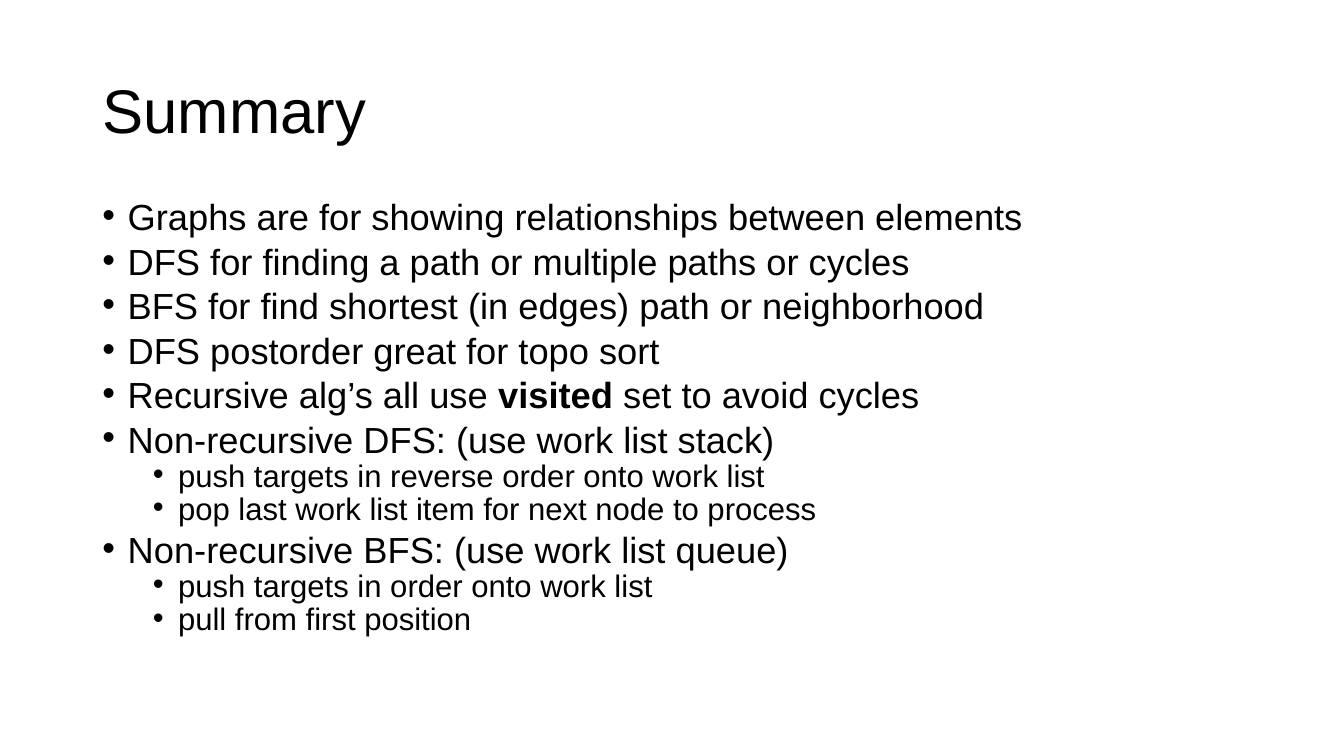
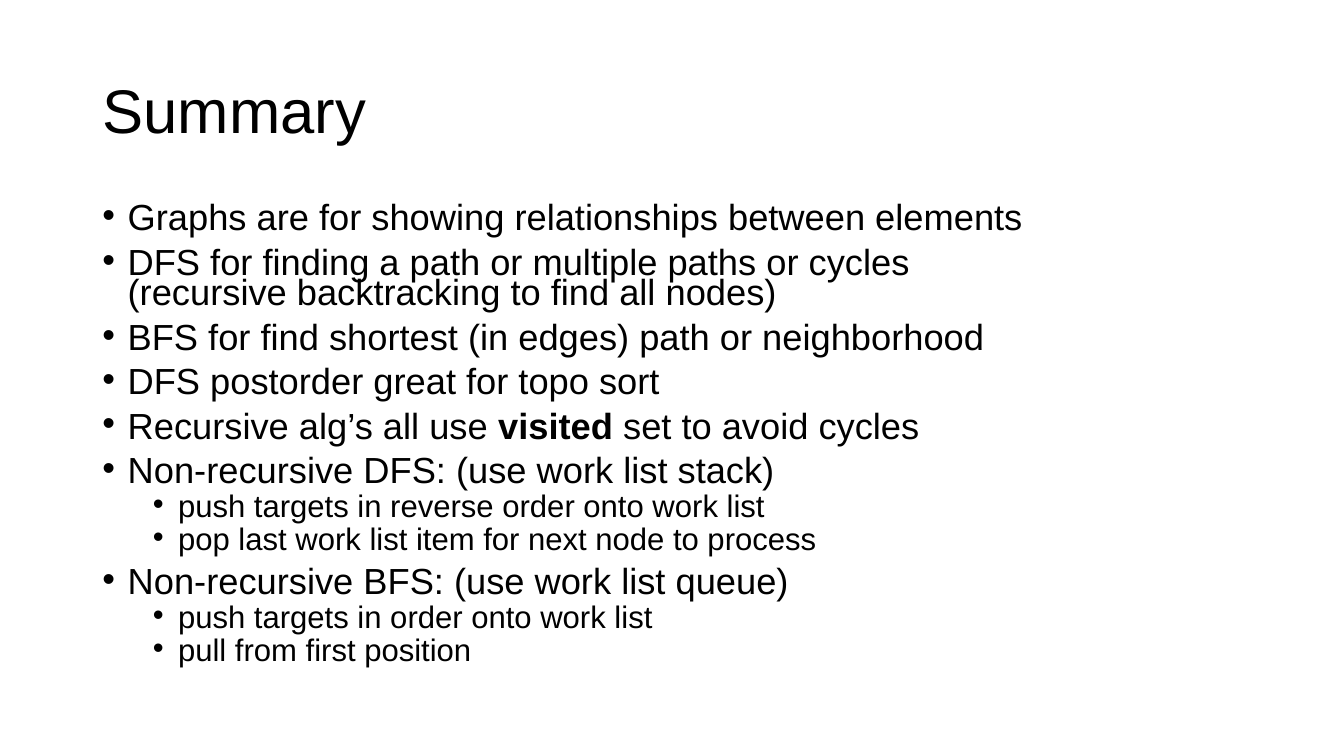
Before and after one commit to parrt/msds689, a slide deck: slide 27 of notes/graphs.pptx. Drawn at 1344x756 pixels with LibreOffice and Linux fonts; fonts in the diff are those of the drawing; background and template pictures are left out. Boxes give left, top, right and bottom in pixels: in the first picture for what was removed or moved away, otherwise in the second. Text is boxed around its words. In the diff, an @@ line names an element or a change of style, - is before the commit and + after.

```diff
--- a/notes/graphs.pptx
+++ b/notes/graphs.pptx
@@ text at (128,248,910,312): text changed @@
-• DFS for finding a path or multiple paths or cycles
+• DFS for finding a path or multiple paths or cycles
+  (recursive backtracking to find all nodes)
```
Also in this commit, not shown: 10 other slides changed, 2 other files.
